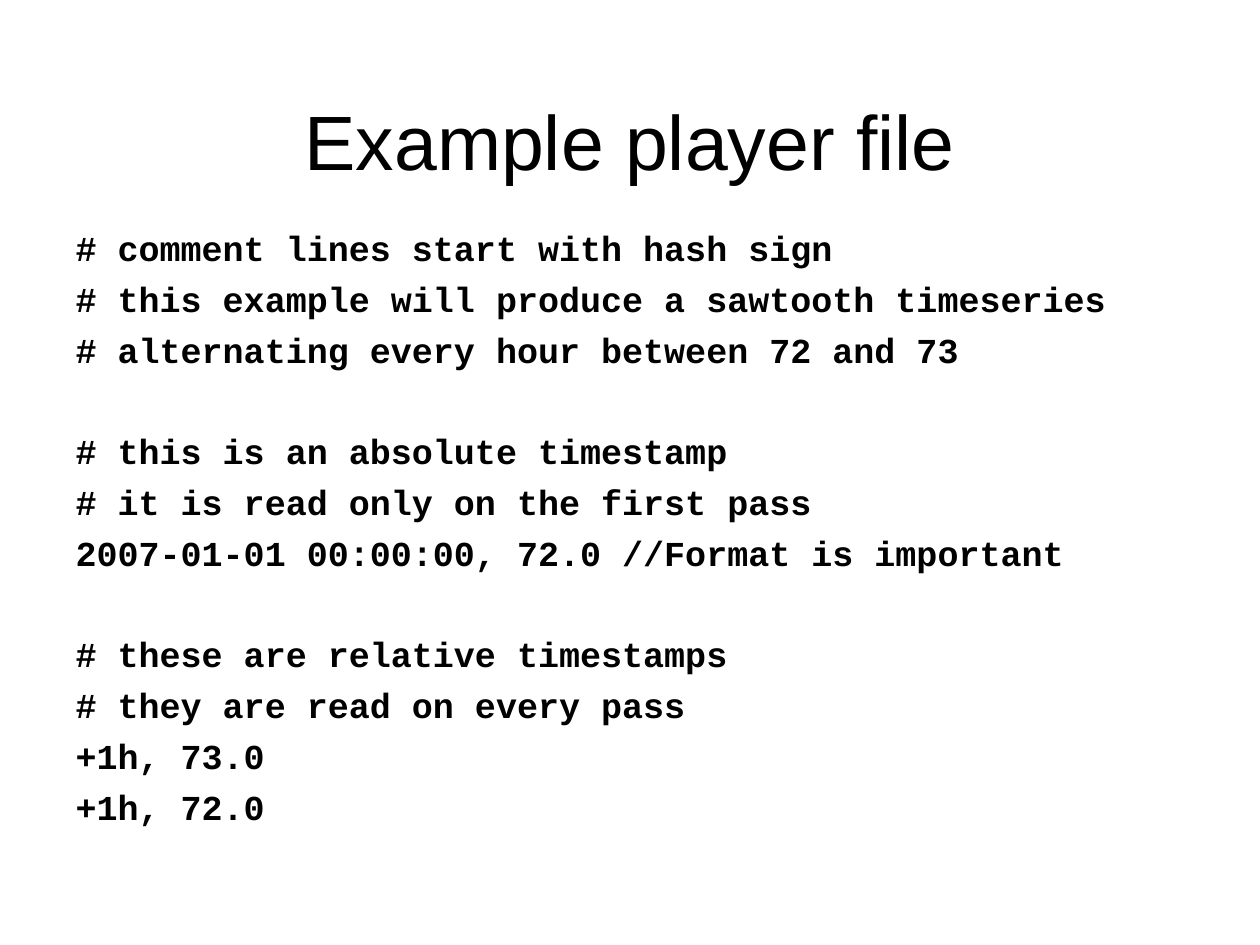
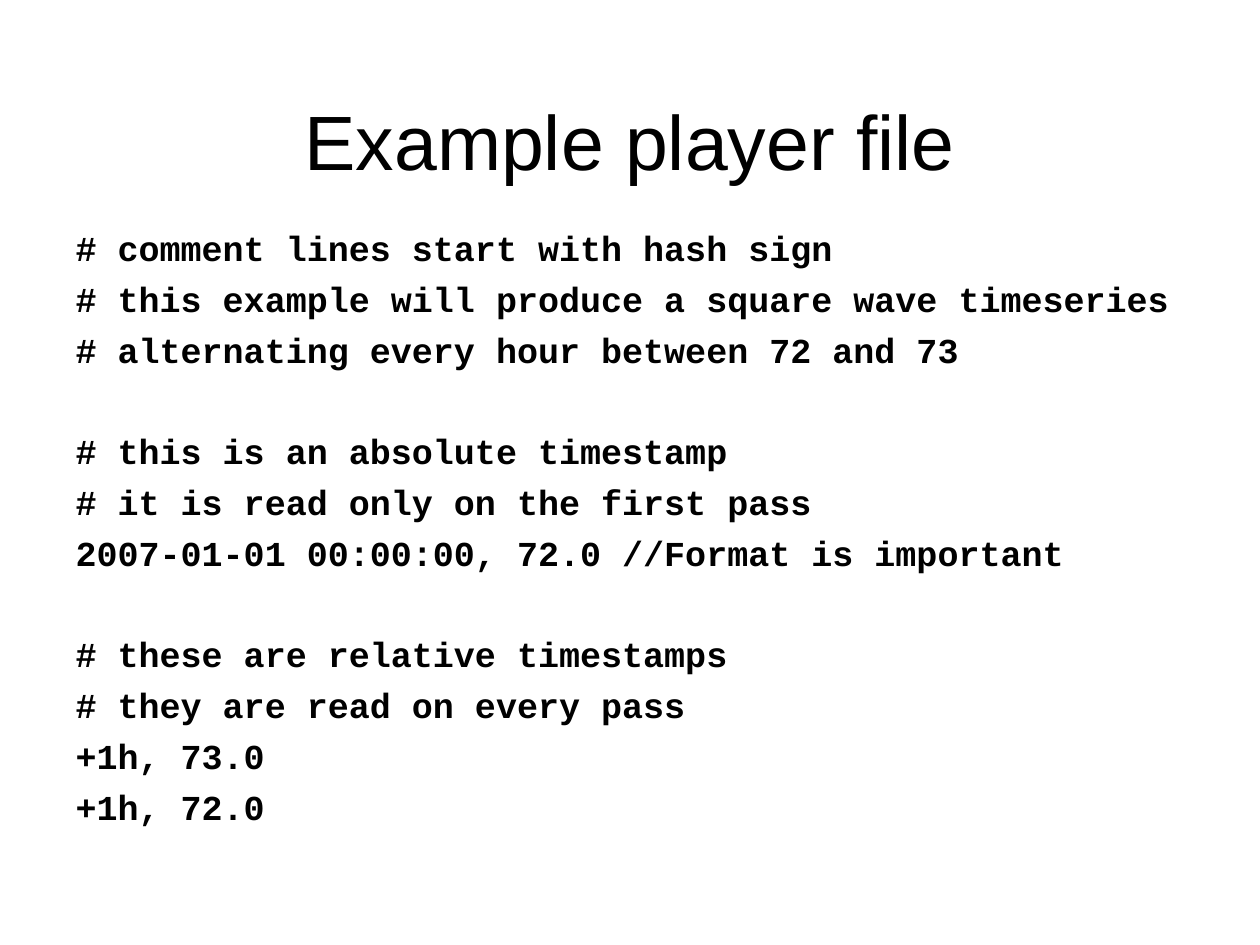
Before and after one commit to gridlab-d/course, a slide deck: slide 11 of FourDayCourse/2.1 - Players.ppt. Drawn at 1260x945 pixels with LibreOffice and Linux fonts; fonts in the diff are those of the drawing; background and template pictures are left out. Boxes give left, top, right and bottom in pixels: in the first picture for what was removed or moved away, otherwise in the second. Text is boxed around its words. In the diff, an @@ line names an element or a change of style, - is before the commit and + after.

Commit message:
Updated players, schedules, and collectors sections.

```diff
--- a/FourDayCourse/2.1 - Players.ppt
+++ b/FourDayCourse/2.1 - Players.ppt
@@ text at bbox=[118, 287, 1169, 320]: text changed @@
-# this example will produce a sawtooth timeseries
+# this example will produce a square wave timeseries
```
Also in this commit, not shown: 2 other slides changed, 5 other files.
